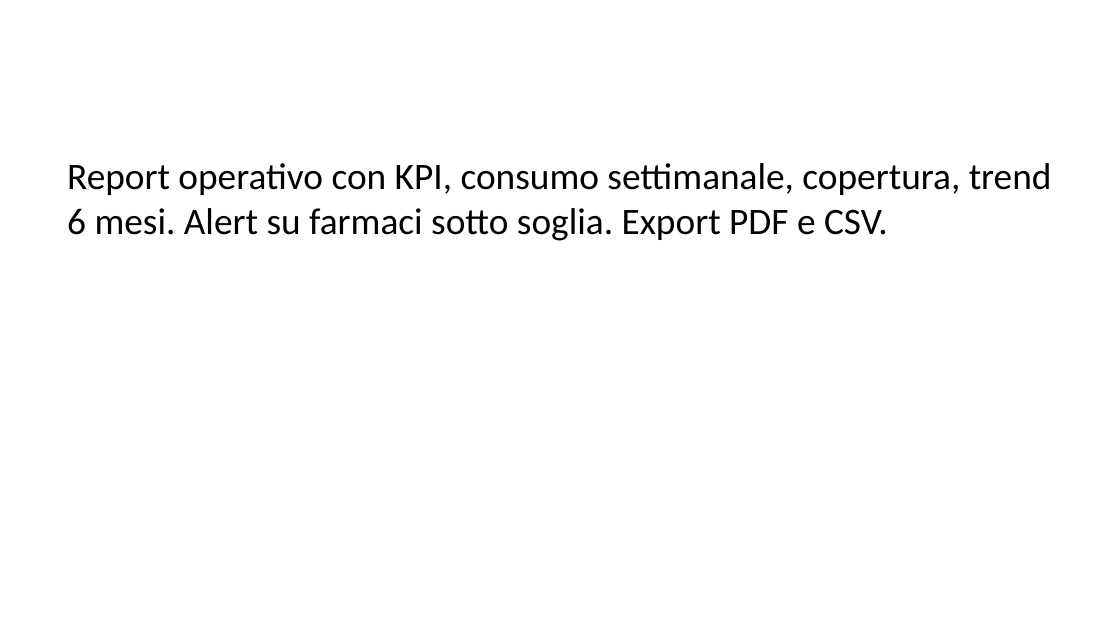
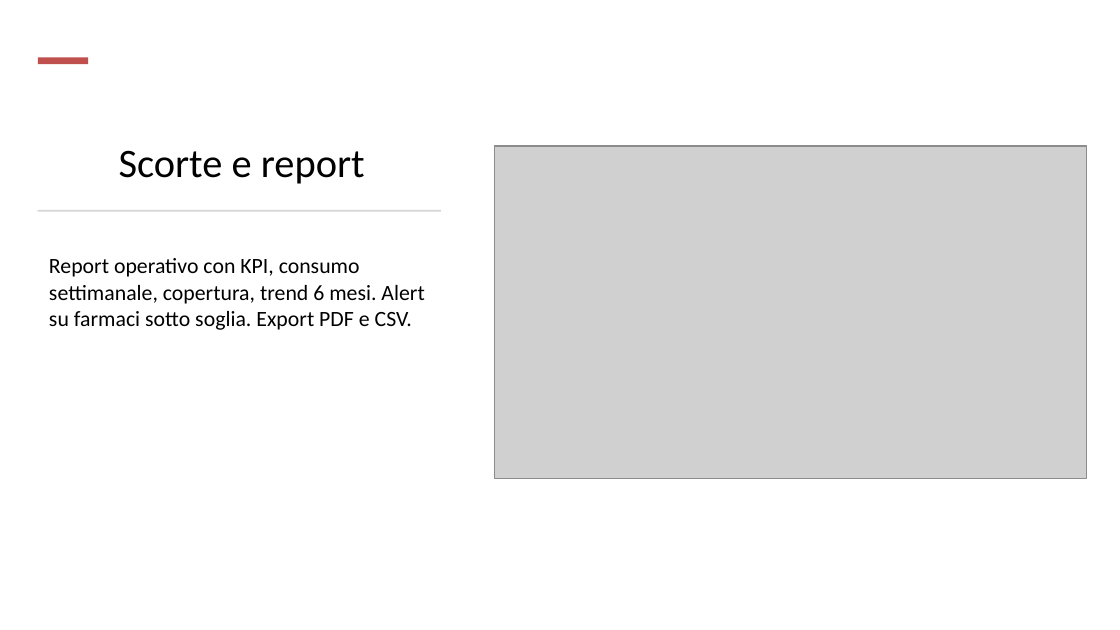
Before and after one commit to vgrazian/MediTrace, a slide deck: slide 5 of docs/presentation/medi-trace-editable.pptx (slide 9 before the commit). Drawn at 1120x630 pixels with LibreOffice and Linux fonts; fonts in the diff are those of the drawing; grey boxes stand for pictures. Boxes give left, top, right and bottom in pixels: in the first picture for what was removed or moved away, otherwise in the second. Text is boxed around its words. In the diff, an @@ line names an element or a change of style, - is before the commit and + after.

```diff
--- a/docs/presentation/medi-trace-editable.pptx
+++ b/docs/presentation/medi-trace-editable.pptx
@@ rectangle added at [38, 58, 88, 64], fill #C0504D @@
@@ picture added at [495, 146, 1086, 478] @@
@@ title added at [119, 150, 365, 184], 26 pt, text #000000 @@
+Scorte e report
@@ rectangle added at [38, 209, 441, 211], fill #D5D5D5 @@
@@ text "Report operativo con KPI, consumo ...": place and size @@
-text "Report operativo con KPI, consumo ..." at [67, 163, 1052, 241]
+text "Report operativo con KPI, consumo ..." at [49, 258, 424, 330]
@@ text "Report operativo con KPI, consumo ..." at [49, 258, 424, 330]: size 24 to 14 pt; less space between paragraphs @@
```
Also in this commit, not shown: 15 other slides changed, 1 slide added, 10 slides removed, 27 other files.
